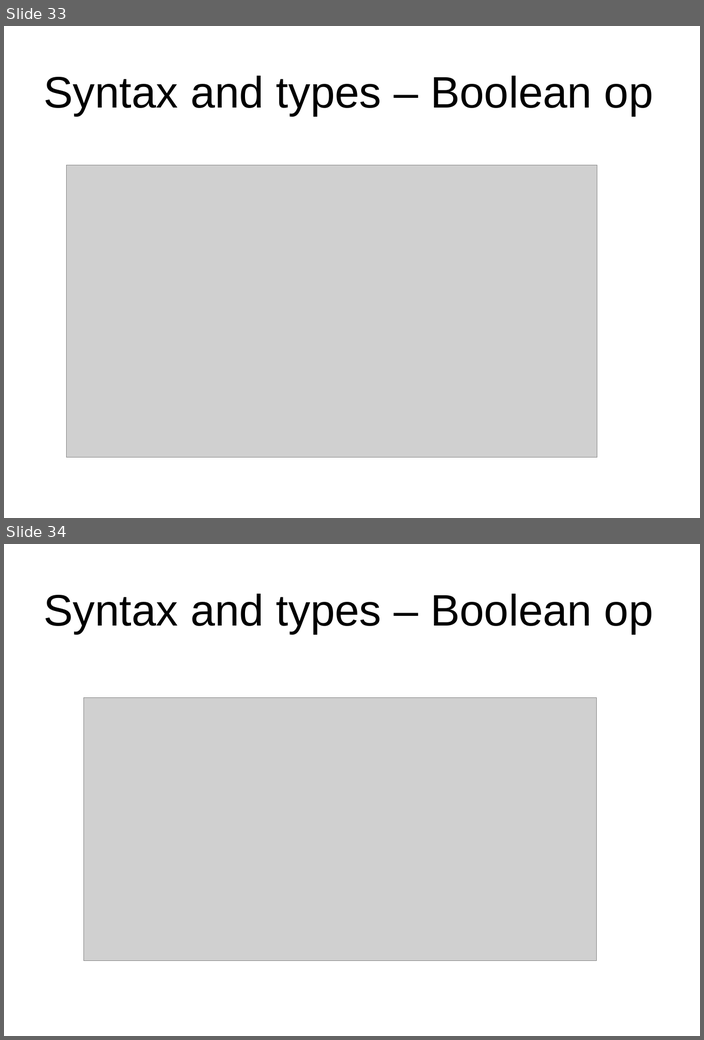
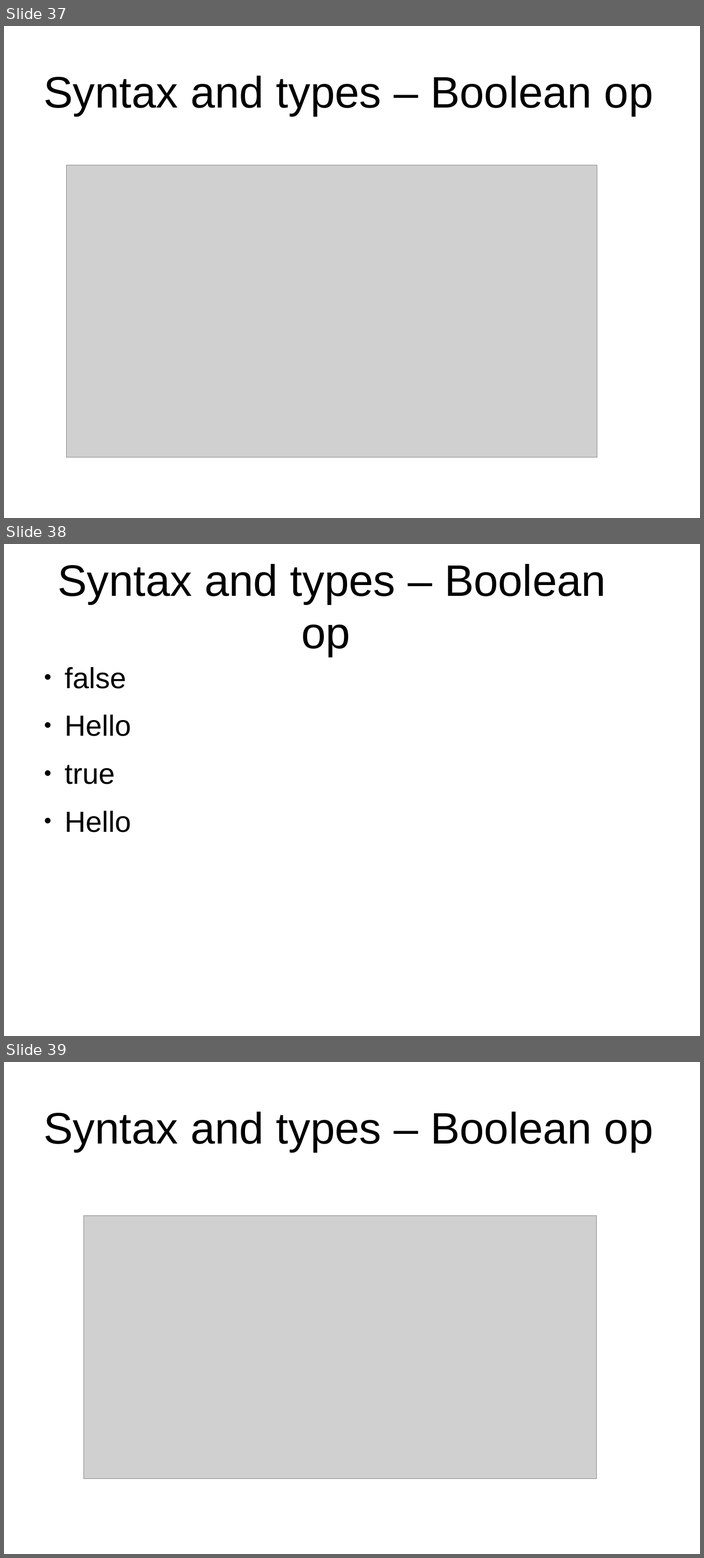
Before and after one commit to peterborkuti/other, a slide deck: JavaScriptBasics/jsbasics-slide.odp. Shown one above the other, each under a label of ours: slides 33 and 34 before the commit, slides 37, 38 and 39 after it. The pictures are 704x1040 and 704x1558 pixels, drawn with LibreOffice and Linux fonts; fonts in the diff are those of the drawing; grey boxes stand for pictures; background and template pictures are left out. Boxes give left, top, right and bottom in pixels: in the first picture for what was removed or moved away, otherwise in the second. Text is boxed around its words. In the diff, an @@ line names an element or a change of style, - is before the commit and + after.

```diff
--- a/JavaScriptBasics/jsbasics-slide.odp
+++ b/JavaScriptBasics/jsbasics-slide.odp
@@ slide 38 added at [4,544,700,1036], background #FFFFFF @@
@@ title added at [57,564,606,656], 53.3 pt, text #000000 @@
+Syntax and types – Boolean op
@@ text added at [65,667,131,832], 35.3 pt, text #000000 @@
+● false
+● Hello
+● true
+● Hello
@@ what was slide 33 is now slide 37 @@
@@ what was slide 34 is now slide 39 @@
```
Also in this commit, not shown: 8 slides changed, 11 other slides added, 2 other files.
